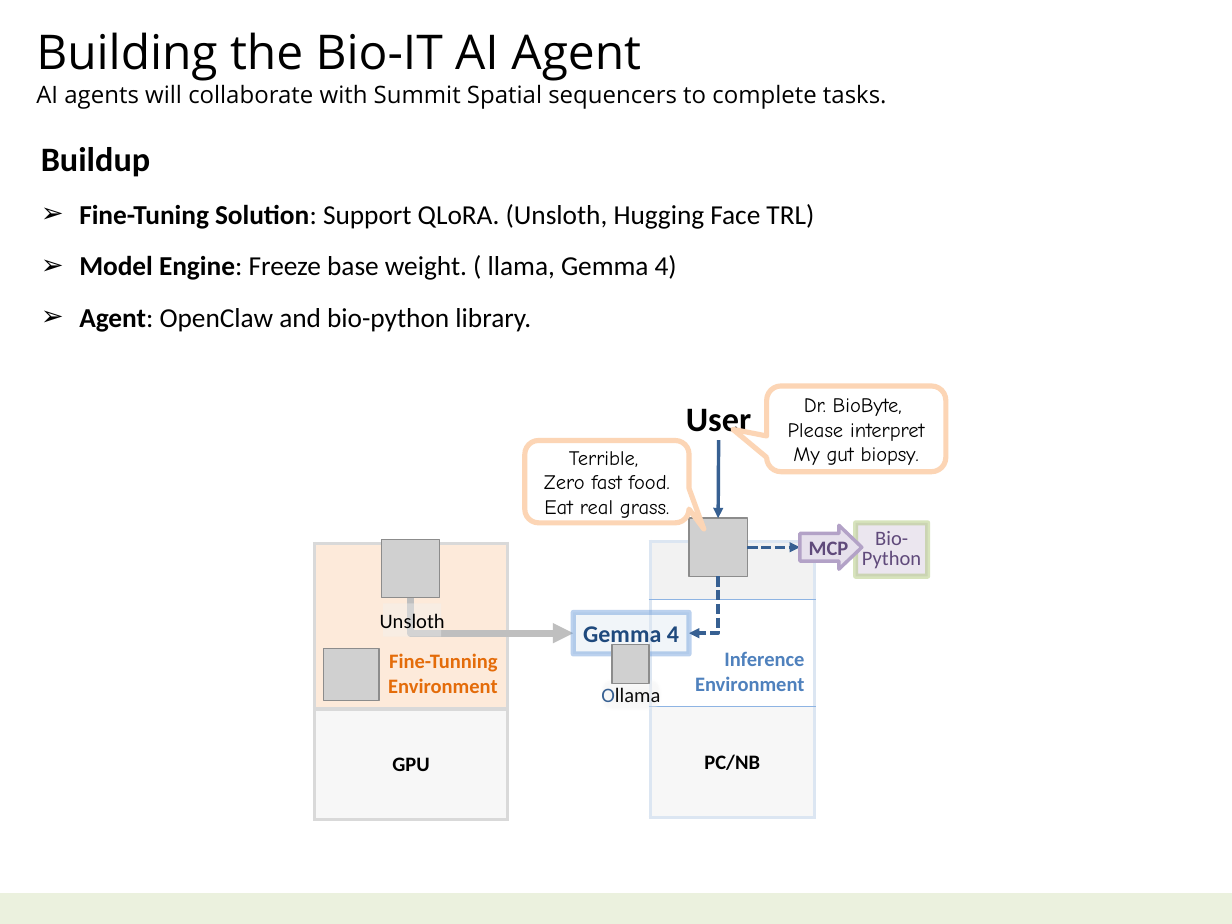
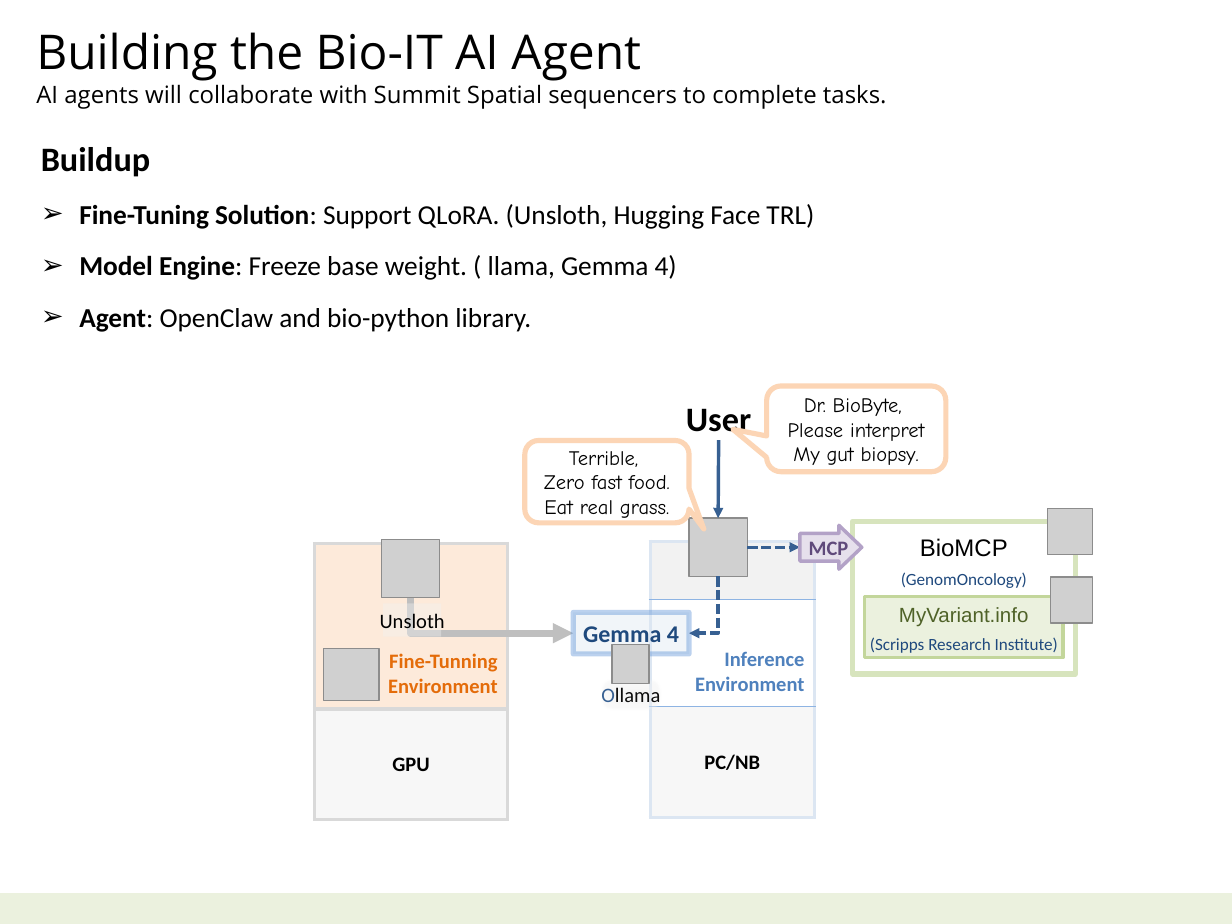
Before and after one commit to navibator/crazy-ai, a slide deck: slide 36 of ai.pptx. Drawn at 1232x924 pixels with LibreOffice and Linux fonts; fonts in the diff are those of the drawing; grey boxes stand for pictures. Boxes give left, top, right and bottom in pixels: in the first picture for what was removed or moved away, otherwise in the second. Text is boxed around its words. In the diff, an @@ line names an element or a change of style, - is before the commit and + after.

```diff
--- a/ai.pptx
+++ b/ai.pptx
@@ picture added at <box>1047,509,1093,554</box> @@
@@ rectangle added at <box>853,521,1076,674</box>, outline #D7E4BD 3 pt, 10 pt, text #1F497D @@
+BioMCP
+(GenomOncology)
@@ rectangle removed at <box>856,522,928,575</box> @@
-Bio-
-Python
@@ rectangle added at <box>865,596,1063,657</box>, fill #EBF1DE, outline #C3D69B 2 pt, 10 pt, text #1F497D @@
+MyVariant.info
+(Scripps Research Institute)
@@ picture added at <box>1051,577,1093,622</box> @@
```
Also in this commit, not shown: 3 other slides changed, 2 slides added, 3 other files.
